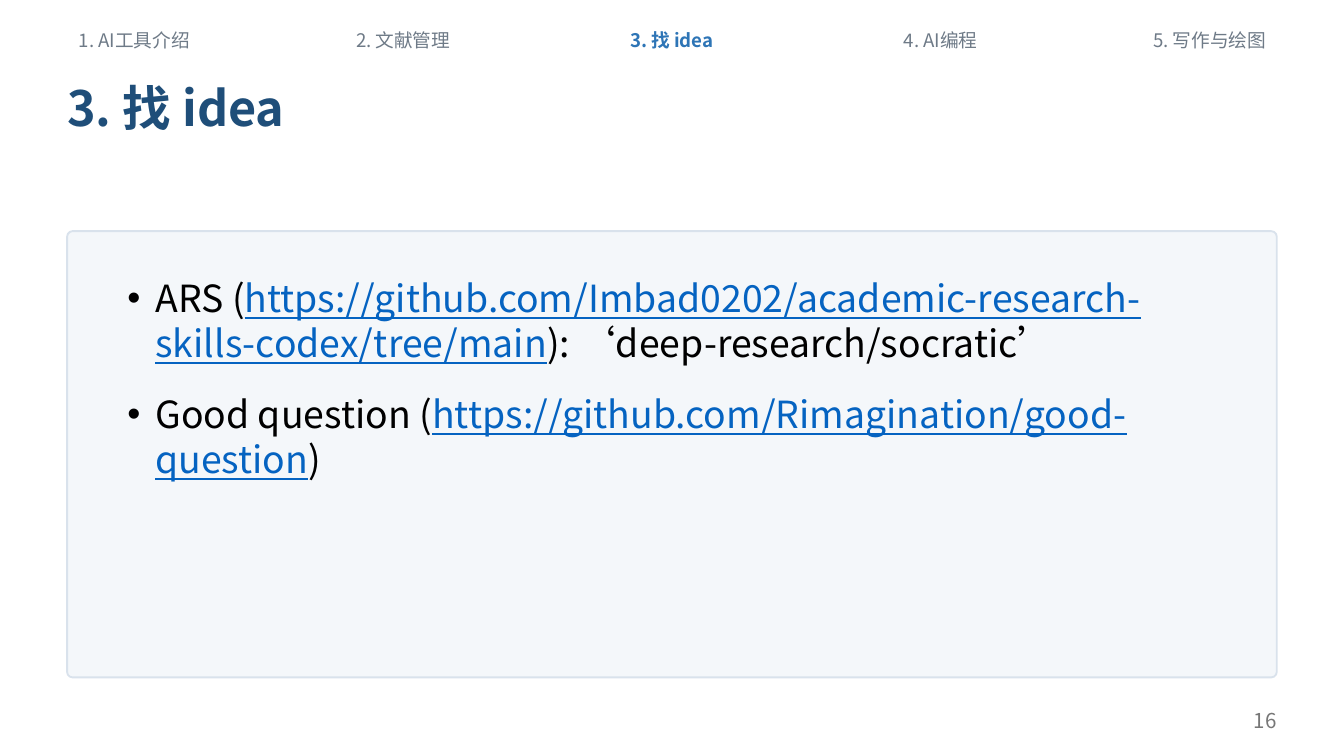
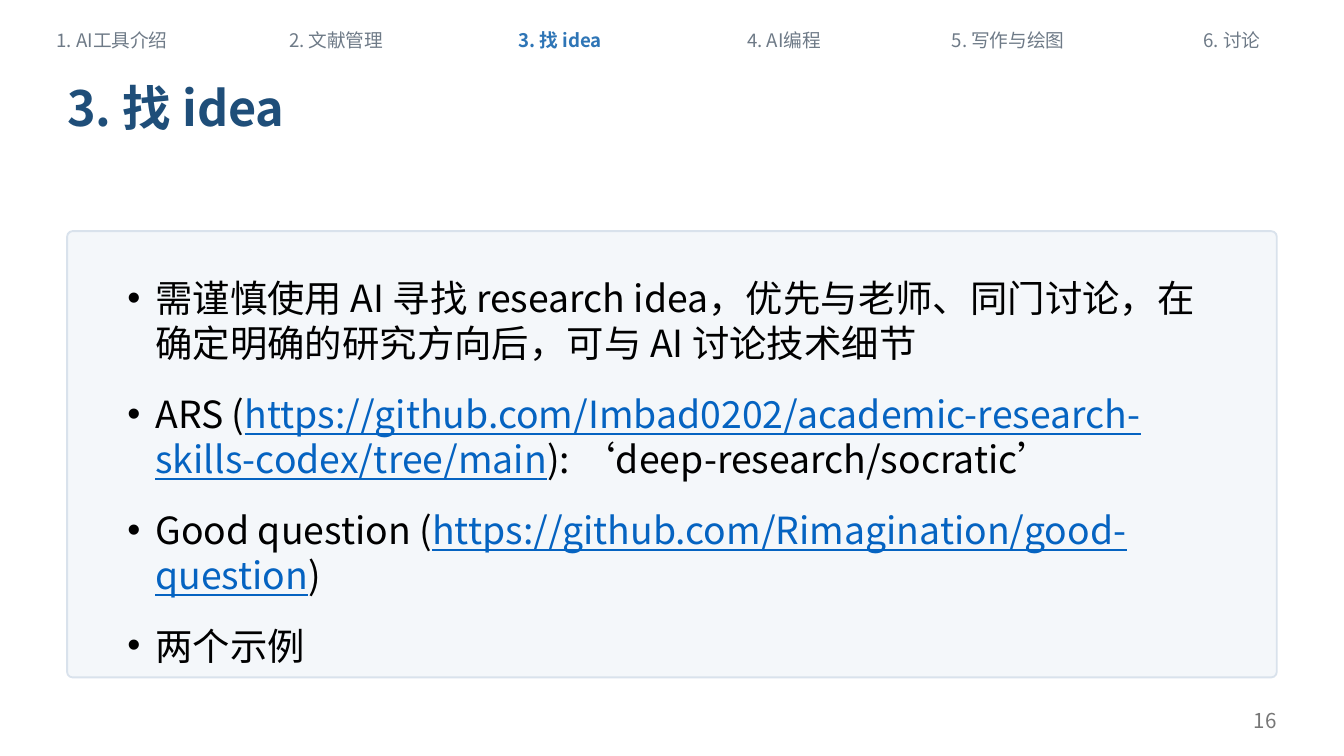
Before and after one commit to sicilyala/ai_sharing, a slide deck: slide 16 of docs/ai-workflow-sharing-v1.pptx. Drawn at 1344x756 pixels with LibreOffice and Linux fonts; fonts in the diff are those of the drawing. Boxes give left, top, right and bottom in pixels: in the first picture for what was removed or moved away, otherwise in the second. Text is boxed around its words. In the diff, an @@ line names an element or a change of style, - is before the commit and + after.

```diff
--- a/docs/ai-workflow-sharing-v1.pptx
+++ b/docs/ai-workflow-sharing-v1.pptx
@@ text "1. AI工具介绍": place and size @@
-text "1. AI工具介绍" at [79,31,190,49]
+text "1. AI工具介绍" at [57,31,167,49]
@@ text "2. 文献管理": place and size @@
-text "2. 文献管理" at [356,31,450,49]
+text "2. 文献管理" at [289,31,383,49]
@@ text "3. 找 idea": place and size @@
-text "3. 找 idea" at [630,31,713,49]
+text "3. 找 idea" at [518,31,601,49]
@@ text "4. AI编程": place and size @@
-text "4. AI编程" at [904,31,978,49]
+text "4. AI编程" at [747,31,821,49]
@@ text "5. 写作与绘图": place and size @@
-text "5. 写作与绘图" at [1153,31,1266,49]
+text "5. 写作与绘图" at [952,31,1064,49]
@@ text added at [1204,31,1260,48], 10 pt, text #6E7A87 @@
+6. 讨论
@@ text at [155,280,1195,361]: paragraph added @@
+• 需谨慎使用 AI 寻找 research idea，优先与老师、同门讨论，在确定明确的研究方向后，可与 AI 讨论技术细节
@@ text at [155,628,305,663]: paragraph added @@
+• 两个示例
```
Also in this commit, not shown: 23 other slides changed, 1 slide added, 47 other files.
